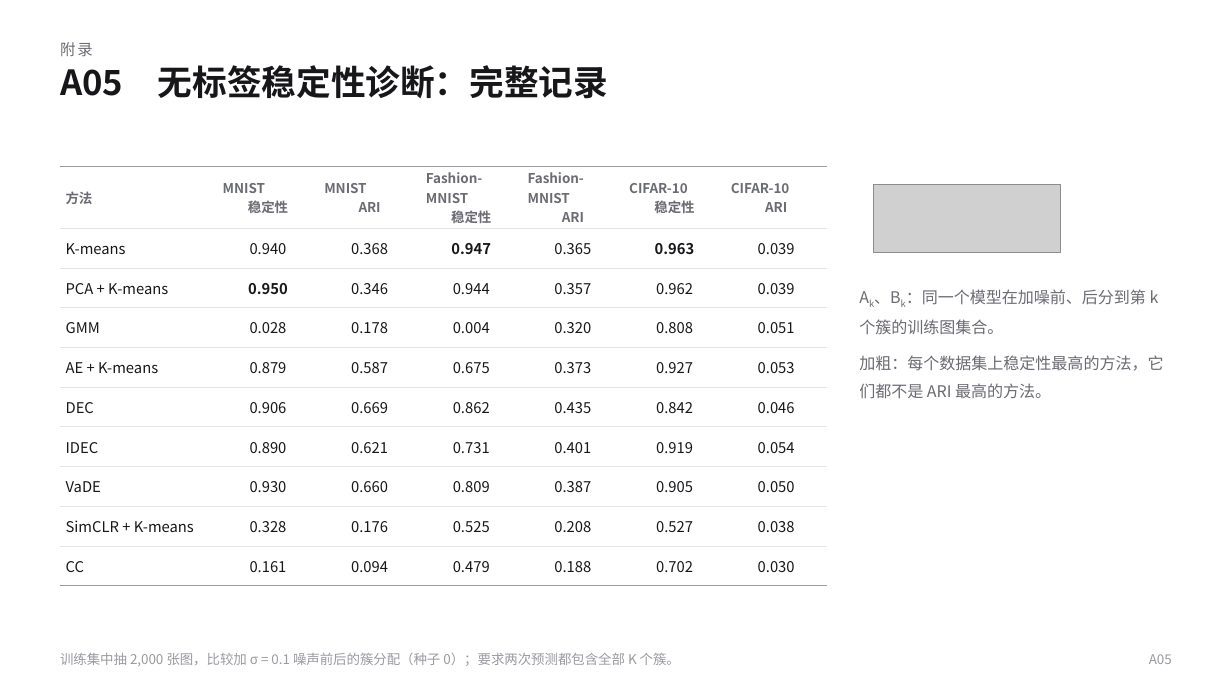
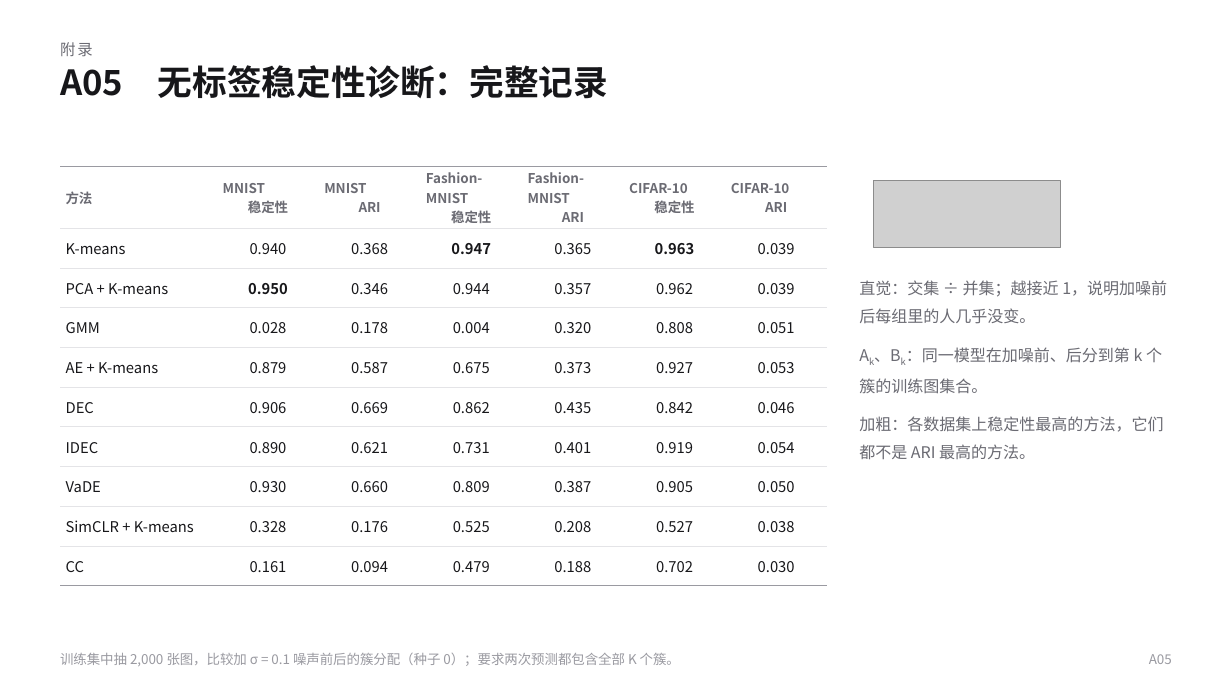
Before and after one commit to KQYaili/DeepClustering-Survey, a slide deck: slide 29 of presentation/deep-clustering-evolution-selection-guide.pptx. Drawn at 1232x693 pixels with LibreOffice and Linux fonts; fonts in the diff are those of the drawing; grey boxes stand for pictures. Boxes give left, top, right and bottom in pixels: in the first picture for what was removed or moved away, otherwise in the second. Text is boxed around its words. In the diff, an @@ line names an element or a change of style, - is before the commit and + after.

```diff
--- a/presentation/deep-clustering-evolution-selection-guide.pptx
+++ b/presentation/deep-clustering-evolution-selection-guide.pptx
@@ picture: place and size @@
-picture at [873, 185, 1060, 252]
+picture at [873, 180, 1060, 248]
@@ text at [859, 280, 1167, 460]: text changed @@
-Ak、Bk：同一个模型在加噪前、后分到第 k 个簇的训练图集合。
-加粗：每个数据集上稳定性最高的方法，它们都不是 ARI 最高的方法。
+直觉：交集 ÷ 并集；越接近 1，说明加噪前后每组里的人几乎没变。
+Ak、Bk：同一模型在加噪前、后分到第 k 个簇的训练图集合。
+加粗：各数据集上稳定性最高的方法，它们都不是 ARI 最高的方法。
```
Also in this commit, not shown: 28 other slides changed, 17 other files.
